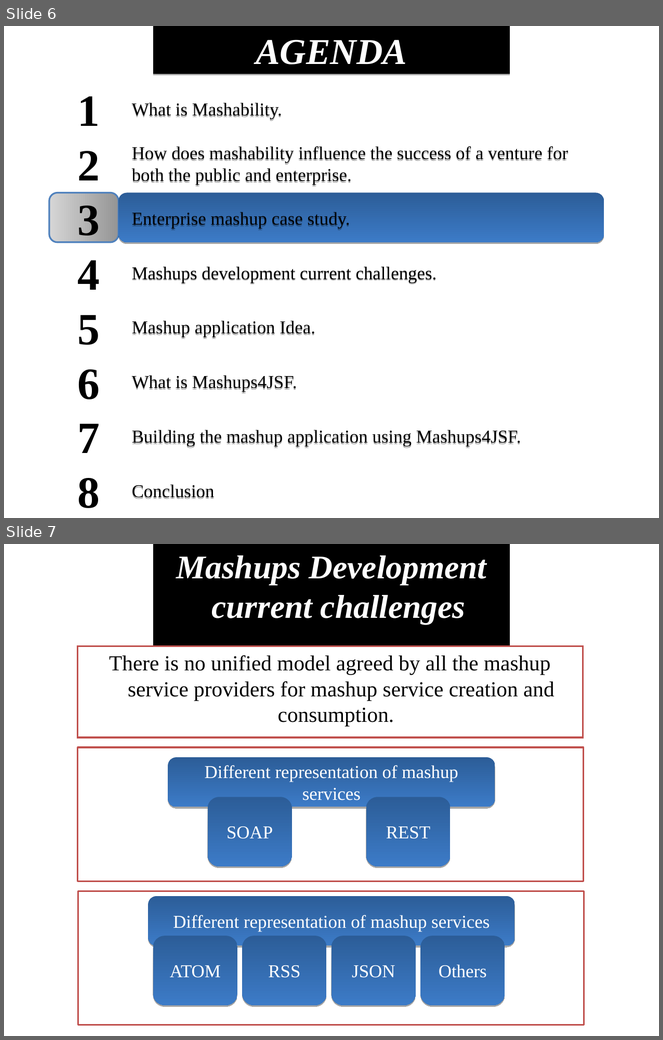
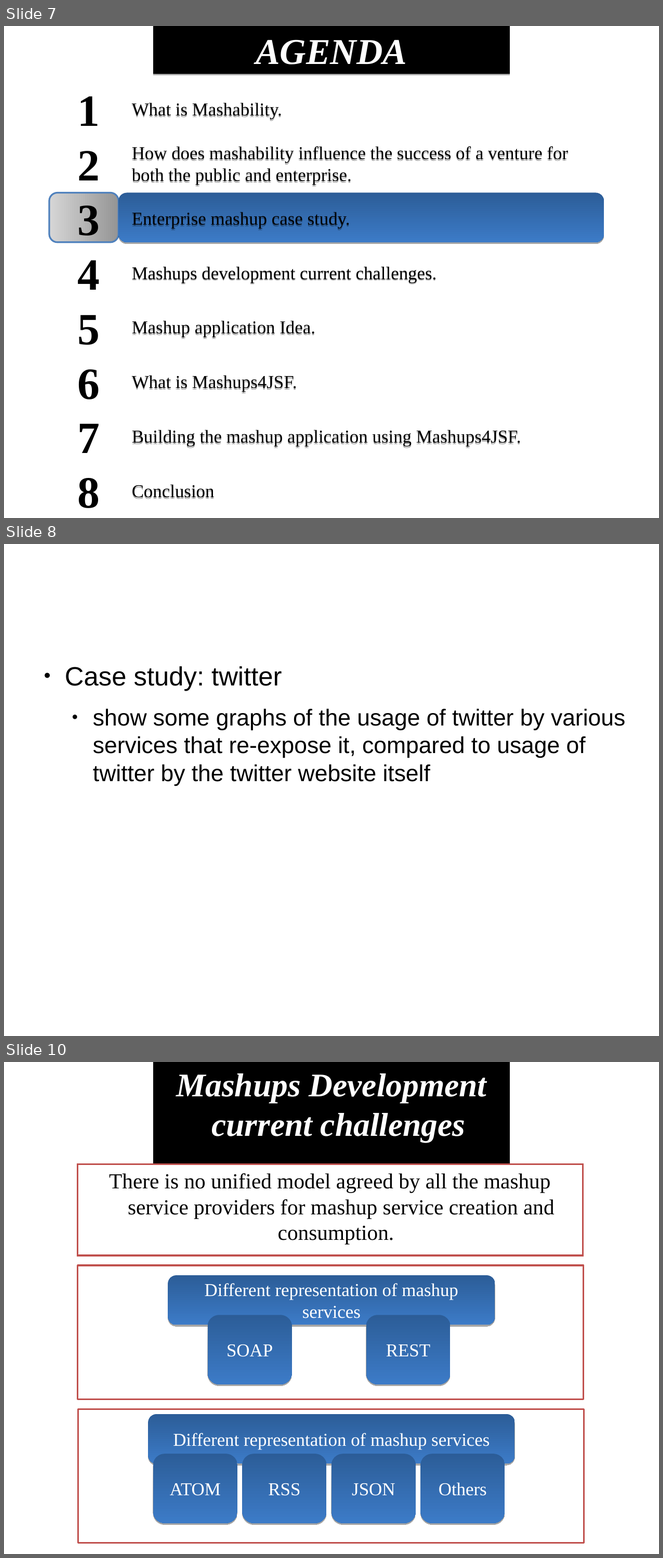
Before and after one commit to demo007/mashups4jsf, a slide deck: overview-architecture/JavaOne-2010/Mashups4JSF(Part2).odp. Shown one above the other, each under a label of ours: slides 6 and 7 before the commit, slides 7, 8 and 10 after it; the slides between them are not shown. The pictures are 663x1040 and 663x1558 pixels, drawn with LibreOffice and Linux fonts; fonts in the diff are those of the drawing. Boxes give left, top, right and bottom in pixels: in the first picture for what was removed or moved away, otherwise in the second. Text is boxed around its words. In the diff, an @@ line names an element or a change of style, - is before the commit and + after.

```diff
--- a/overview-architecture/JavaOne-2010/Mashups4JSF(Part2).odp
+++ b/overview-architecture/JavaOne-2010/Mashups4JSF(Part2).odp
@@ slide 8 added at [4,544,659,1036], background #FFFFFF @@
@@ text added at [65,666,625,786], 28 pt, text #000000 @@
+● Case study: twitter
+  ● show some graphs of the usage of twitter by various services that re-expose it, compared to usage of twitter by the twitter website itself
@@ what was slide 6 is now slide 7 @@
@@ what was slide 7 is now slide 10 @@
```
Also in this commit, not shown: 3 other slides added, 1 slide removed.
